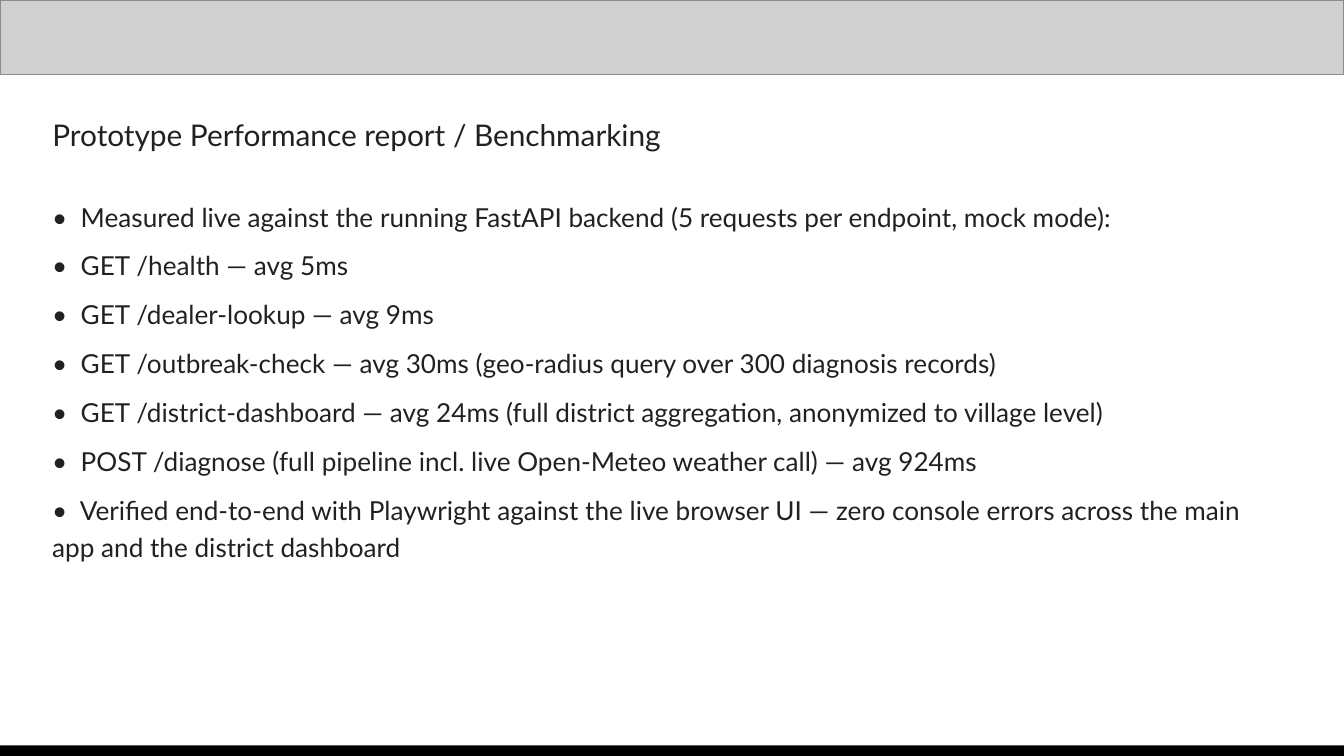
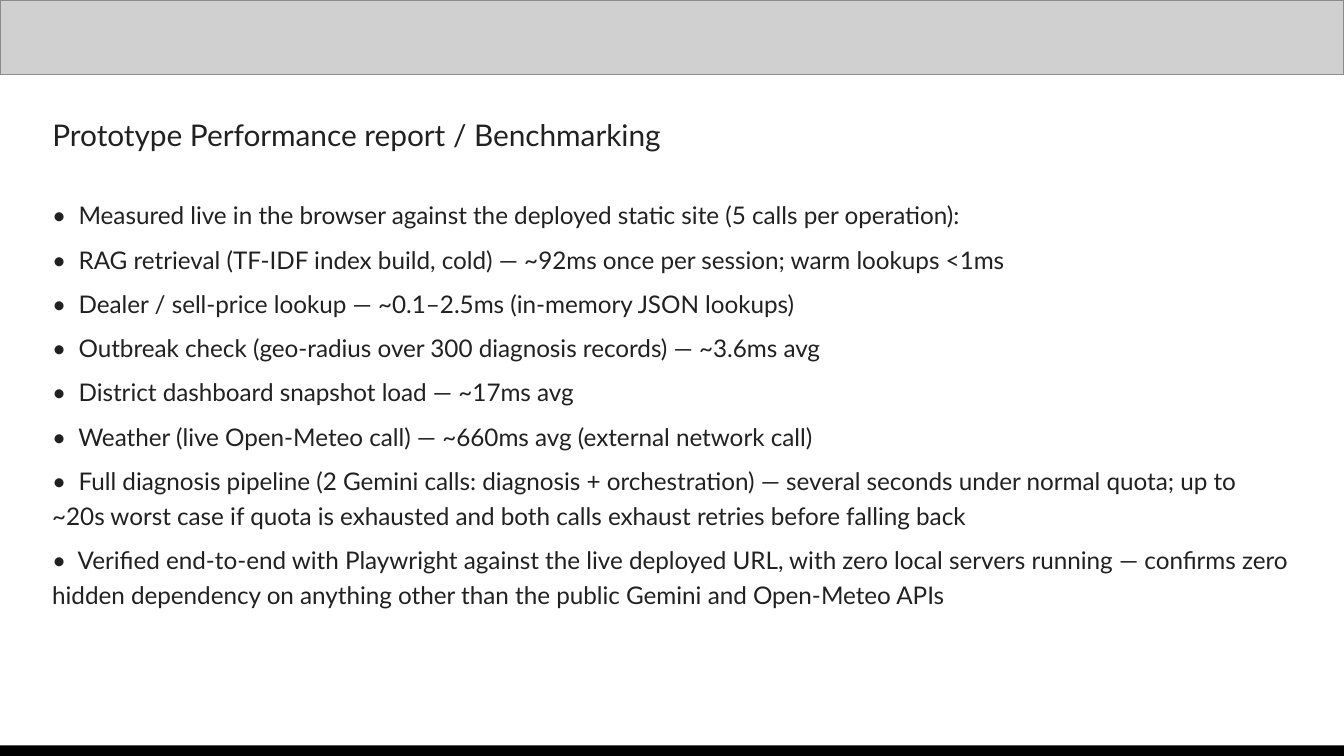
Before and after one commit to Kavitacs08/kisan-mitra, a slide deck: slide 12 of docs/Kisan_Mitra_Submission.pptx. Drawn at 1344x756 pixels with LibreOffice and Linux fonts; fonts in the diff are those of the drawing; grey boxes stand for pictures. Boxes give left, top, right and bottom in pixels: in the first picture for what was removed or moved away, otherwise in the second. Text is boxed around its words. In the diff, an @@ line names an element or a change of style, - is before the commit and + after.

Commit message:
Update submission deck to match the real client-only, Gemini-orchestrated app
The deck was stale from before the client-only migration and the Gemini
function-calling orchestration -- it described Cloud Run, Vertex AI
Search, Firestore, and Cloud Translation/TTS, none of which the deployed
app actually uses, and never mentioned the real Gemini integration at all.

Rewrites: process flow, architecture, technologies, cost (now genuinely
$0), and performance slides to describe the actual deployed stack.
Fills in the GitHub repo and live product links (previously placeholders).
Performance numbers are freshly measured in-browser against the real
deployed site, not invented.

```diff
--- a/docs/Kisan_Mitra_Submission.pptx
+++ b/docs/Kisan_Mitra_Submission.pptx
@@ text at (52,205,1288,609): text changed; size 14 to 13 pt @@
-• Measured live against the running FastAPI backend (5 requests per endpoint, mock mode):
-• GET /health — avg 5ms
-• GET /dealer-lookup — avg 9ms
-• GET /outbreak-check — avg 30ms (geo-radius query over 300 diagnosis records)
-• GET /district-dashboard — avg 24ms (full district aggregation, anonymized to village level)
-• POST /diagnose (full pipeline incl. live Open-Meteo weather call) — avg 924ms
-• Verified end-to-end with Playwright against the live browser UI — zero console errors across the main app and the district dashboard
+• Measured live in the browser against the deployed static site (5 calls per operation):
+• RAG retrieval (TF-IDF index build, cold) — ~92ms once per session; warm lookups <1ms
+• Dealer / sell-price lookup — ~0.1–2.5ms (in-memory JSON lookups)
+• Outbreak check (geo-radius over 300 diagnosis records) — ~3.6ms avg
+• District dashboard snapshot load — ~17ms avg
+• Weather (live Open-Meteo call) — ~660ms avg (external network call)
+• Full diagnosis pipeline (2 Gemini calls: diagnosis + orchestration) — several seconds under normal quota; up to ~20s worst case if quota is exhausted and both calls exhaust retries before falling back
+• Verified end-to-end with Playwright against the live deployed URL, with zero local servers running — confirms zero hidden dependency on anything other than the public Gemini and Open-Meteo APIs
```
Also in this commit, not shown: 7 other slides changed, 2 other files.
